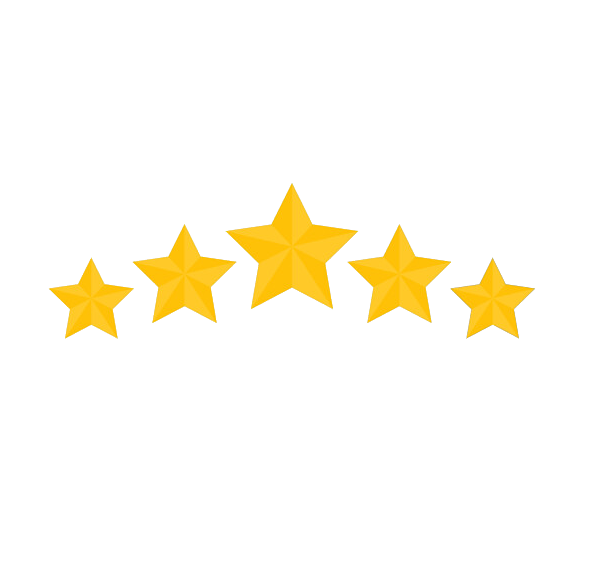
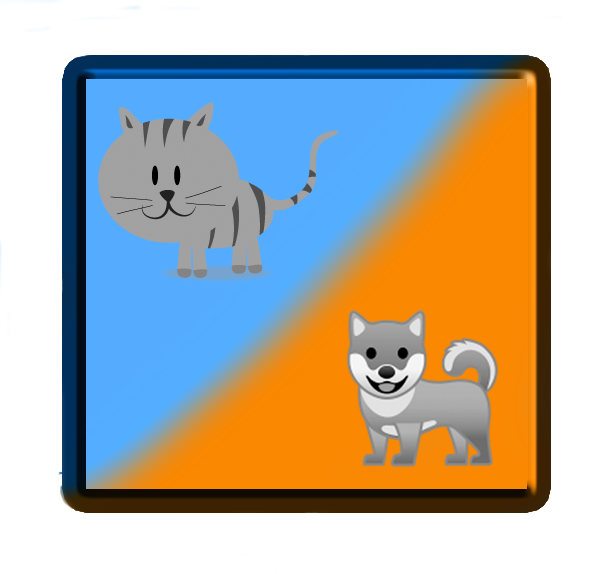
Comparing the layer stacks of the two 605 x 574 images. Changes:
added layer "Ebene 11" in group "UI" over [98, 102, 339, 284]
added layer "Ebene 10" in group "UI" over [347, 310, 498, 467]
added layer "Ebene 9" in group "UI" over [0, 0, 562, 574]
added group "Stars" with 7 layers in group "UI" over [0, 131, 551, 444]
hid "5 stars", moved it into group "Stars" over [48, 183, 536, 339]
hid "4 stars", moved it into group "Stars" over [48, 183, 536, 339]
hid "3 stars", moved it into group "Stars" over [48, 183, 536, 339]
hid "2 stars", moved it into group "Stars" over [48, 224, 252, 339]
hid "1 star", moved it into group "Stars" over [48, 183, 536, 339]
hid "0 stars", moved it into group "Stars" over [48, 183, 536, 339]
